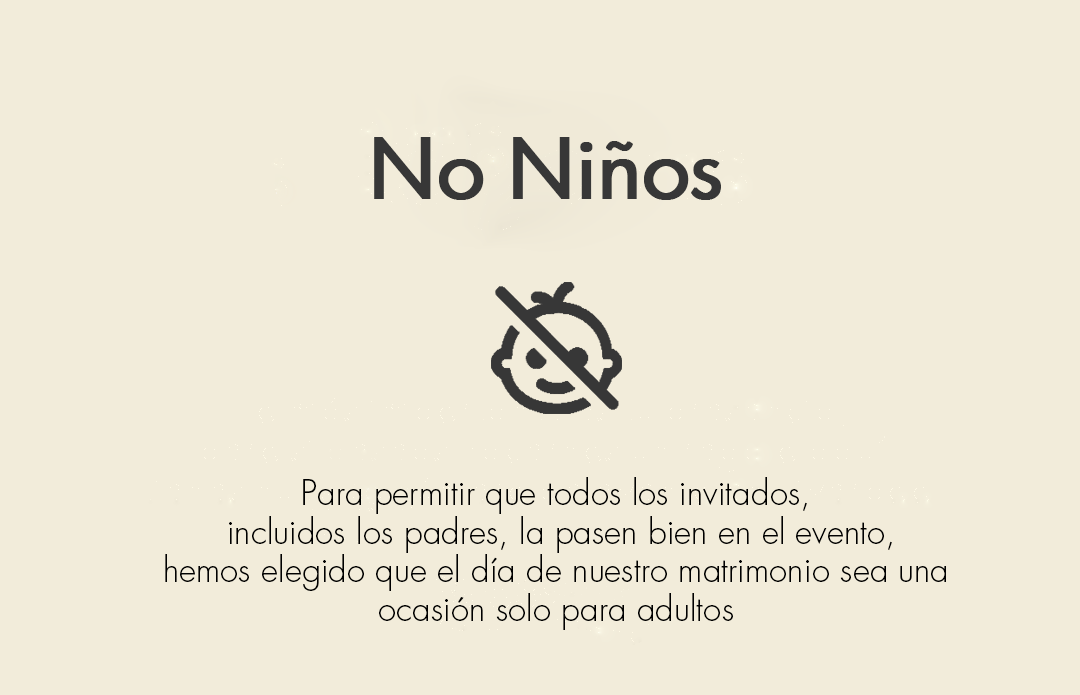
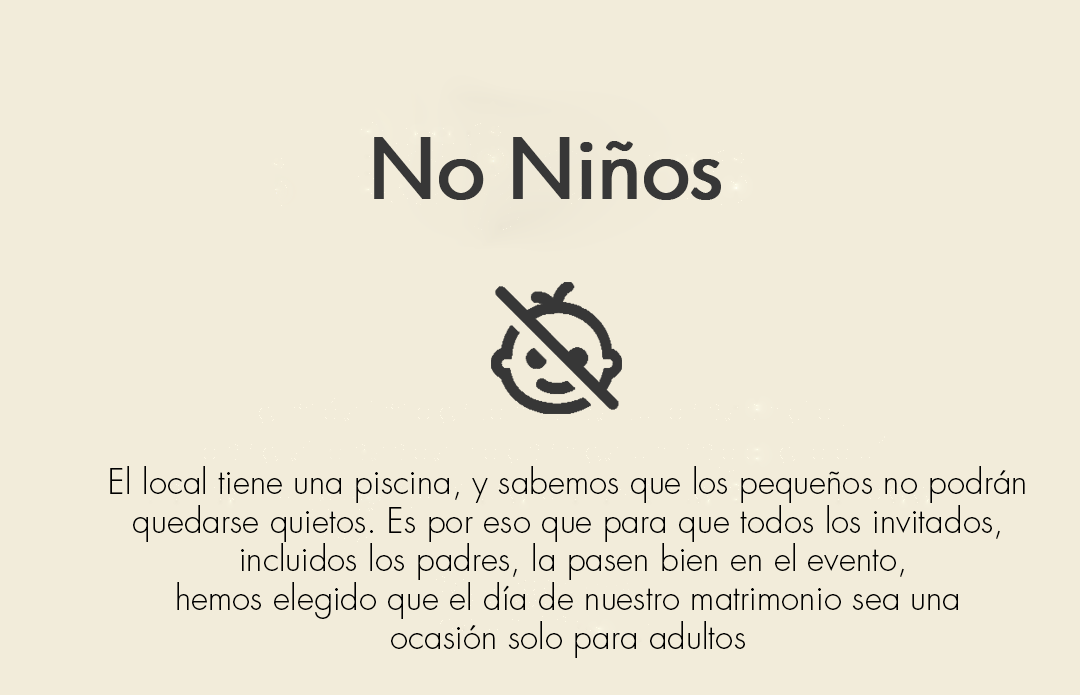
Two versions of the same layered image (1080x695). Layer-by-layer changes:
renamed "Para permitir que todos los invitados, incluidos los padres, l" to "El local tiene una piscina, y sabemos que los pequeños no podrá", painted on it over left=110, top=466, right=1025, bottom=658
